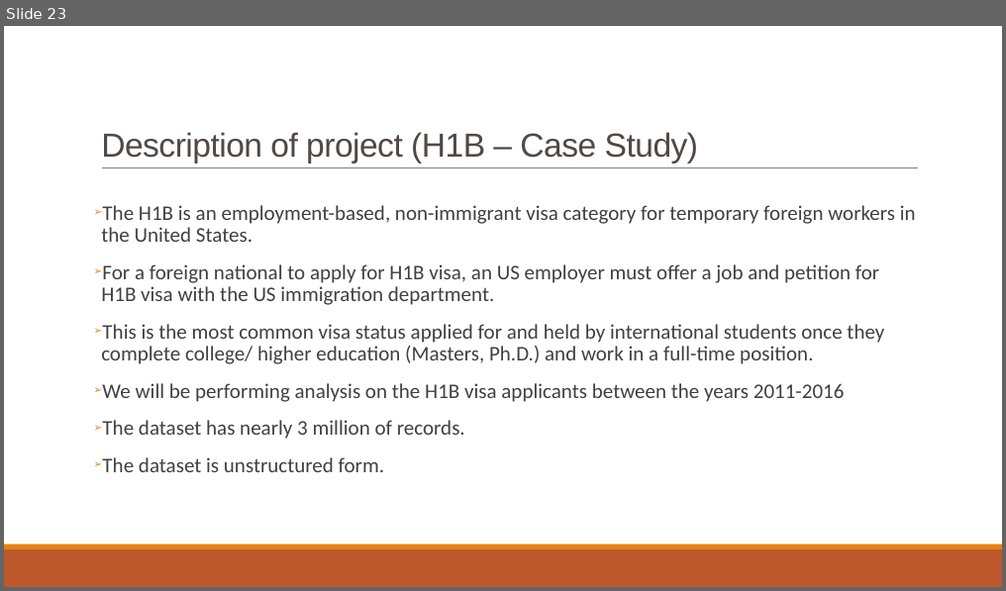
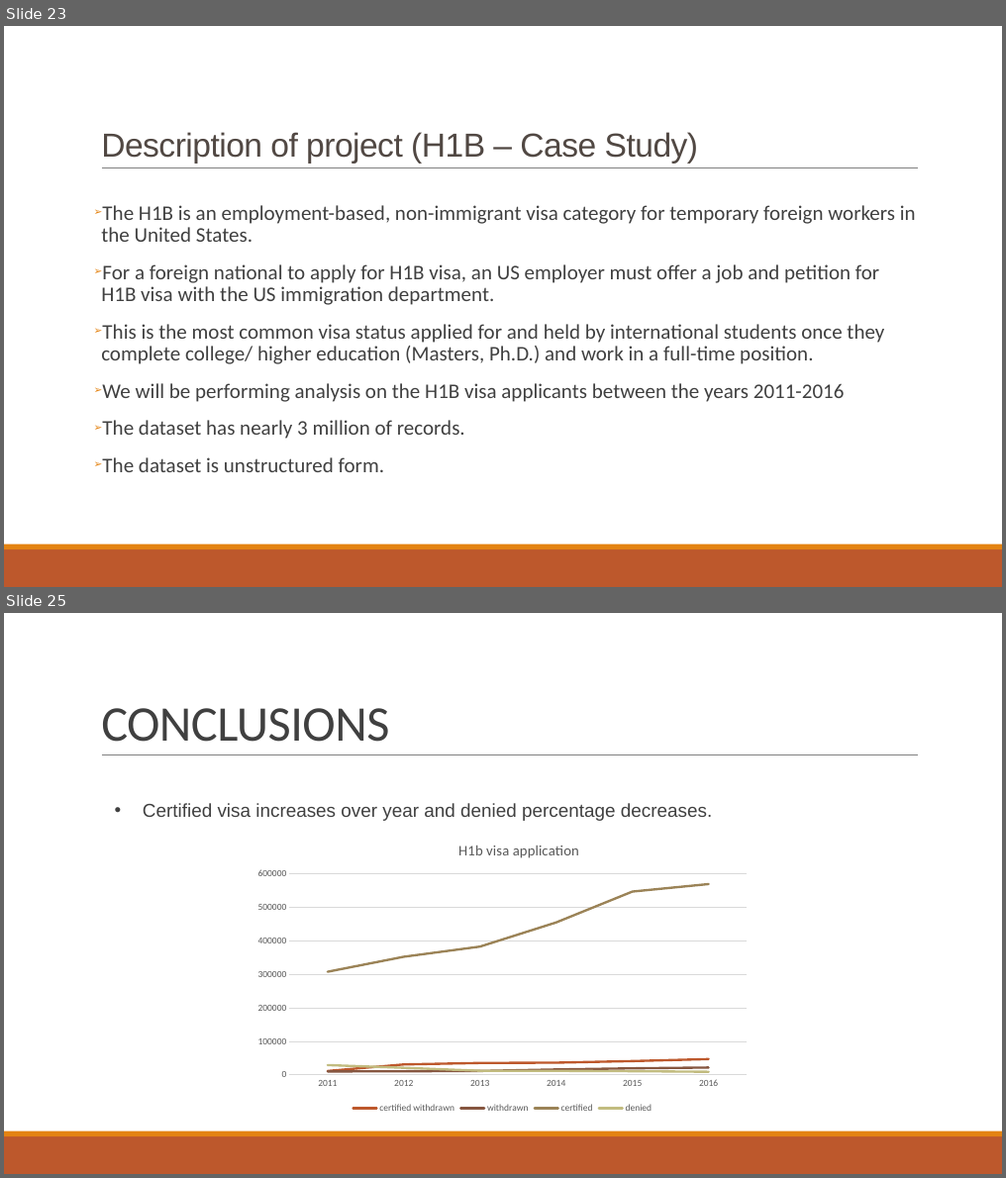
Before and after one commit to kkchaudhary11/H1B_Project, a slide deck: Big Data & Hadoop.pptx. Shown one above the other, each under a label of ours: slide 23 before the commit, slides 23 and 25 after it; the slides between them are not shown. The pictures are 1006x591 and 1006x1178 pixels, drawn with LibreOffice and Linux fonts; fonts in the diff are those of the drawing. Boxes give left, top, right and bottom in pixels: in the first picture for what was removed or moved away, otherwise in the second. Text is boxed around its words. In the diff, an @@ line names an element or a change of style, - is before the commit and + after.

```diff
--- a/Big Data & Hadoop.pptx
+++ b/Big Data & Hadoop.pptx
@@ slide 25 added at (4,613,1002,1174), background #FFFFFF; not listed: 3 template elements that a slide beside it also shows @@
@@ title added at (101,708,389,742), 48 pt, text #404040 @@
+CONCLUSIONS
@@ text added at (143,803,712,821), 18 pt, text #404040 @@
+• Certified visa increases over year and denied percentage decreases.
@@ line chart added at (249,828,757,1118) @@
+title "H1b visa application "
+categories: 2011, 2012, 2013, 2014, 2015, 2016
+certified withdrawn: 10000, 30000, 40000, 40000, 40000, 50000
+withdrawn: 10000, 10000, 10000, 20000, 20000, 20000
+certified: 310000, 350000, 380000, 460000, 550000, 570000
+denied: 30000, 20000, 10000, 10000, 10000, 10000
```
Also in this commit, not shown: 2 other slides added, 6 other files.
